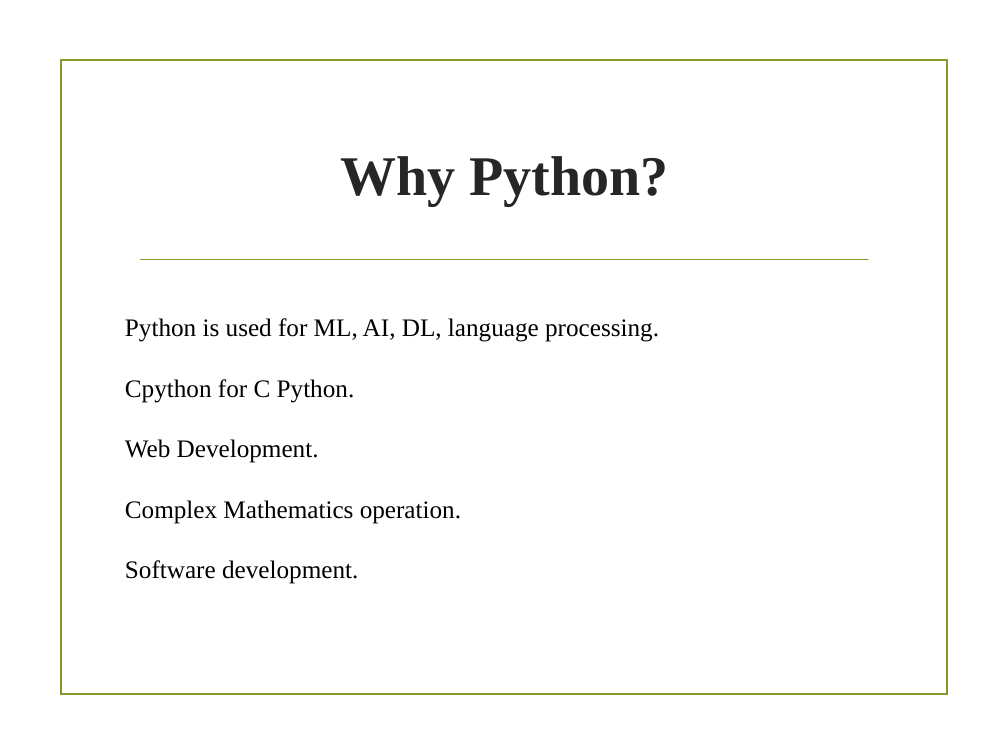
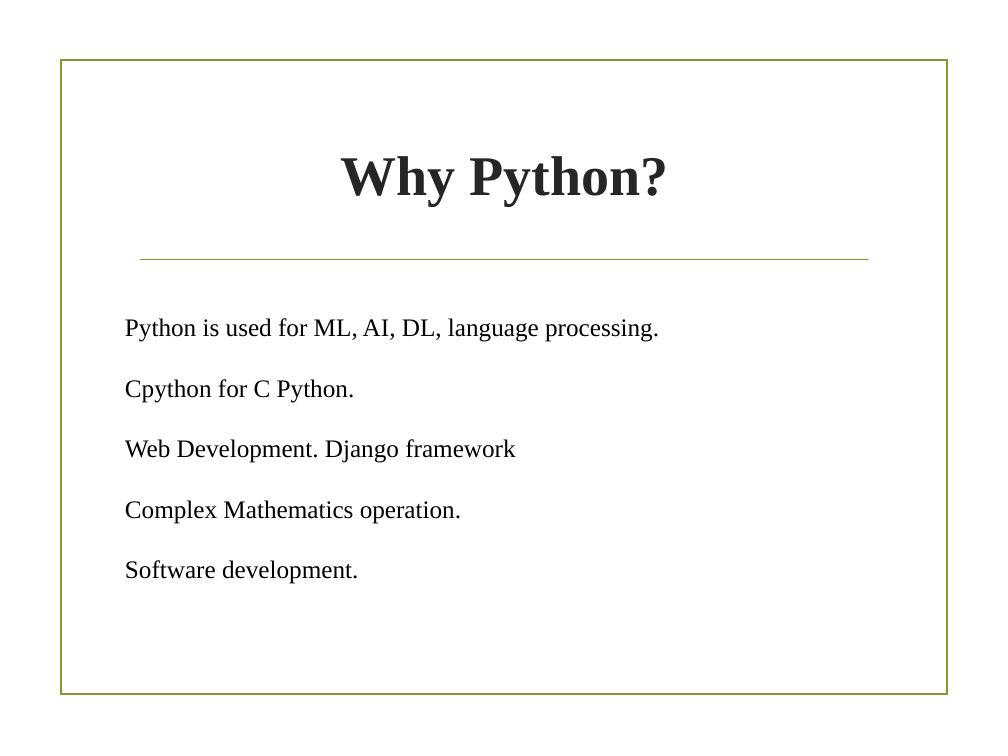
Before and after one commit to tf153/Connect-Bud, a slide deck: slide 5 of PPT/Python/class 1.pptx. Drawn at 1008x756 pixels with LibreOffice and Linux fonts; fonts in the diff are those of the drawing; background and template pictures are left out. Boxes give left, top, right and bottom in pixels: in the first picture for what was removed or moved away, otherwise in the second. Text is boxed around its words. In the diff, an @@ line names an element or a change of style, - is before the commit and + after.

```diff
--- a/PPT/Python/class 1.pptx
+++ b/PPT/Python/class 1.pptx
@@ text at (125,439,515,463): text changed @@
-Web Development.
+Web Development. Django framework
```
Also in this commit, not shown: 1 slide added, 11 other files.
